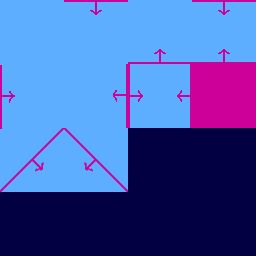
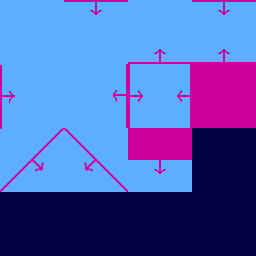
Layered file, before and after one edit (256×256). Changes by layer:
added group "t_x" with 2 layers above "t" over [128, 128, 192, 174]
added layer "화살표" (1st of 9, in "t_x") in group "t_x" over [154, 160, 166, 174]
added layer "선" (1st of 9, in "t_x") in group "t_x" over [128, 128, 192, 160]
painted on "blank" over [128, 128, 192, 192]
